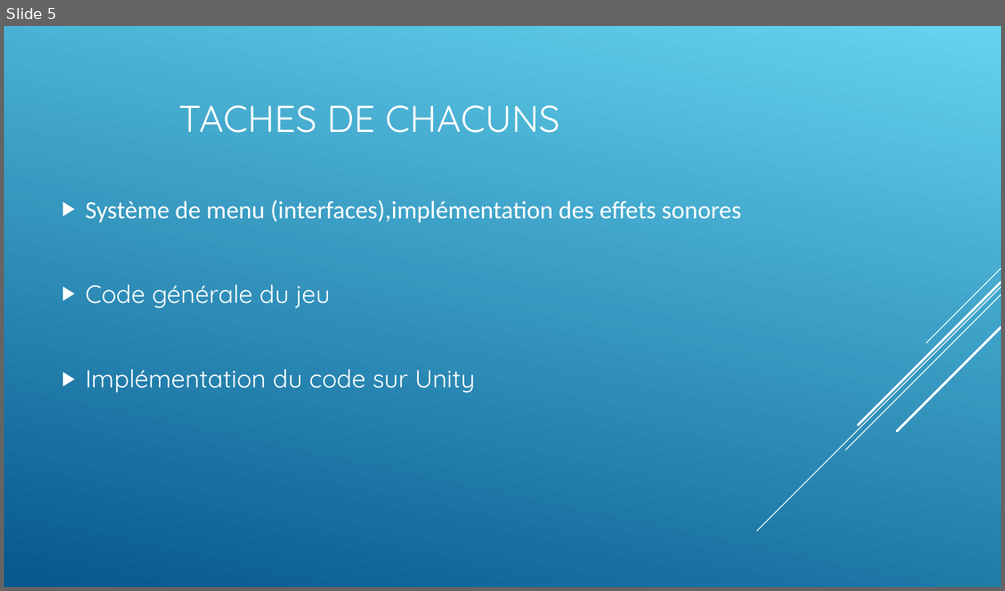
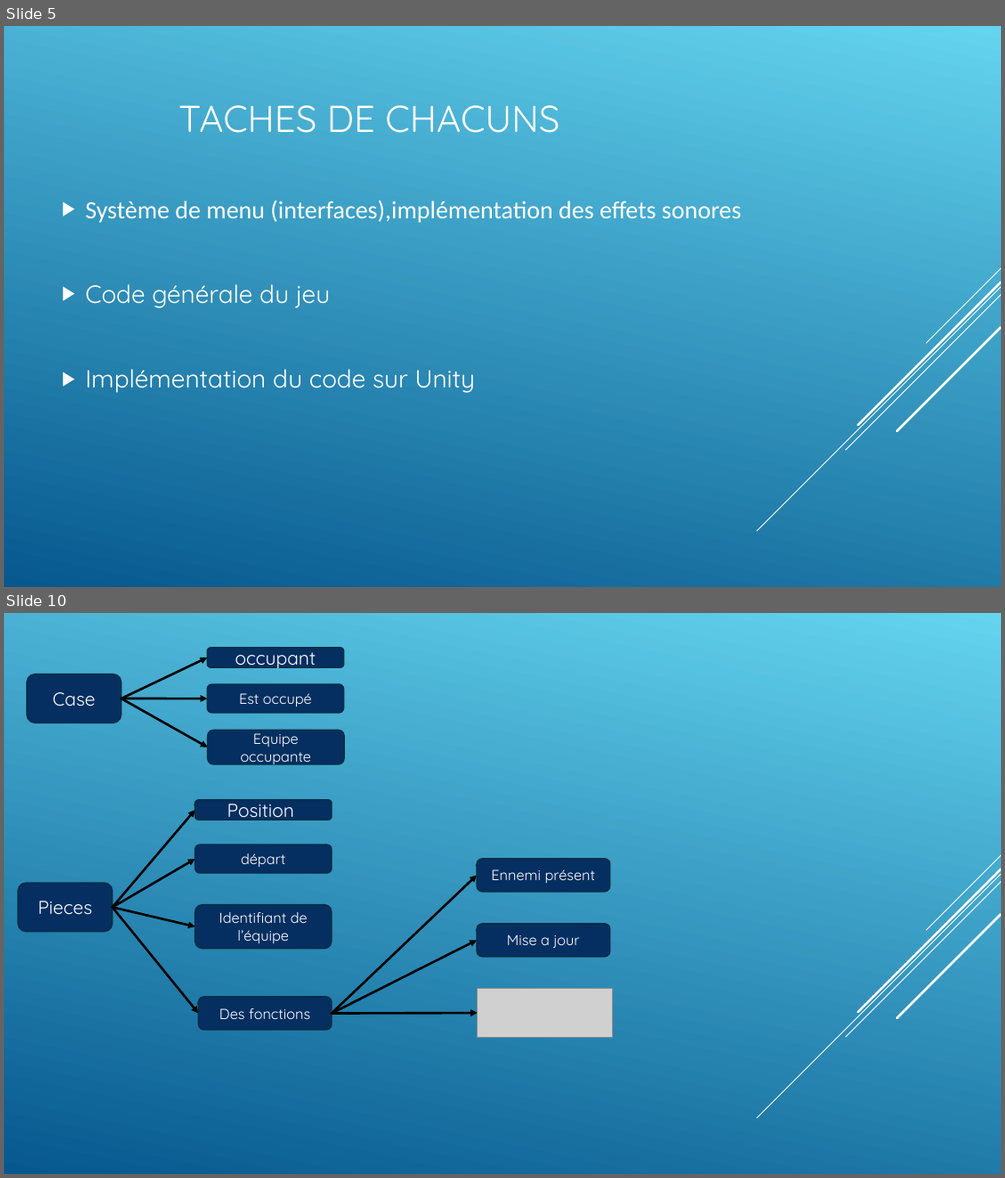
Before and after one commit to AlexandrEpita/Bizarre-Chess-Adventure, a slide deck: diapo soutenance.odp. Shown one above the other, each under a label of ours: slide 5 before the commit, slides 5 and 10 after it; the slides between them are not shown. The pictures are 1005x591 and 1005x1178 pixels, drawn with LibreOffice and Linux fonts; fonts in the diff are those of the drawing; grey boxes stand for pictures. Boxes give left, top, right and bottom in pixels: in the first picture for what was removed or moved away, otherwise in the second. Text is boxed around its words. In the diff, an @@ line names an element or a change of style, - is before the commit and + after.

```diff
--- a/diapo soutenance.odp
+++ b/diapo soutenance.odp
@@ slide 10 added at (4, 613, 1001, 1174), background gradient #64D4EF to #06588E; not listed: 5 template elements that a slide beside it also shows @@
@@ arrow added from (121, 698) to (208, 657), #000000 2.24 pt @@
@@ freeform shape added at (208, 648, 344, 666), fill #052F61, outline #032E45 1.25 pt, 18 pt, text #FFFFFF @@
+occupant
@@ freeform shape added at (27, 674, 121, 723), fill #052F61, outline #032E45 1.25 pt, 18 pt, text #FFFFFF @@
+Case
@@ freeform shape added at (208, 684, 344, 713), fill #052F61, outline #032E45 1.25 pt, 14 pt, text #FFFFFF @@
+Est occupé
@@ arrow added from (121, 698) to (208, 698), #000000 2.24 pt @@
@@ arrow added from (121, 698) to (208, 747), #000000 2.24 pt @@
@@ freeform shape added at (208, 730, 344, 765), fill #052F61, outline #032E45 1.25 pt, 14 pt, text #FFFFFF @@
+Equipe occupante
@@ arrow added from (113, 907) to (195, 810), #000000 2.24 pt @@
@@ freeform shape added at (195, 800, 332, 819), fill #052F61, outline #032E45 1.25 pt, 18 pt, text #FFFFFF @@
+Position
@@ freeform shape added at (195, 844, 332, 873), fill #052F61, outline #032E45 1.25 pt, 14 pt, text #FFFFFF @@
+départ
@@ arrow added from (113, 907) to (195, 859), #000000 2.24 pt @@
@@ arrow added from (332, 1013) to (477, 875), #000000 2.24 pt @@
@@ freeform shape added at (477, 859, 610, 892), fill #052F61, outline #032E45 1.25 pt, 14 pt, text #FFFFFF @@
+Ennemi présent
@@ freeform shape added at (18, 883, 113, 932), fill #052F61, outline #032E45 1.25 pt, 18 pt, text #FFFFFF @@
+Pieces
@@ freeform shape added at (195, 905, 332, 949), fill #052F61, outline #032E45 1.25 pt, 14 pt, text #FFFFFF @@
+Identifiant de l’équipe
@@ arrow added from (113, 907) to (198, 1013), #000000 2.24 pt @@
@@ arrow added from (113, 907) to (195, 926), #000000 2.24 pt @@
@@ freeform shape added at (477, 924, 610, 957), fill #052F61, outline #032E45 1.25 pt, 14 pt, text #FFFFFF @@
+Mise a jour
@@ arrow added from (332, 1013) to (477, 940), #000000 2.24 pt @@
@@ freeform shape added at (198, 997, 332, 1030), fill #052F61, outline #032E45 1.25 pt, 14 pt, text #FFFFFF @@
+Des fonctions
@@ picture added at (477, 989, 613, 1037) @@
@@ arrow added from (332, 1013) to (477, 1013), #000000 2.24 pt @@
```
Also in this commit, not shown: 10 slides changed, 1 slide removed.
